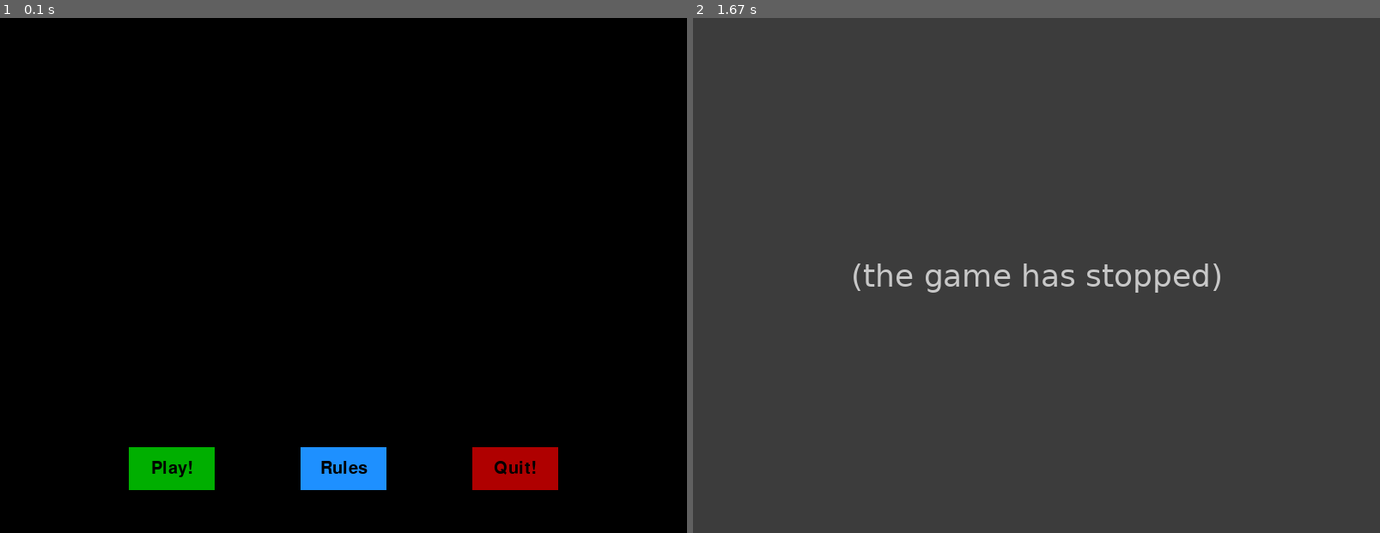
Above: before the commit, frames 1-2 (left to right).
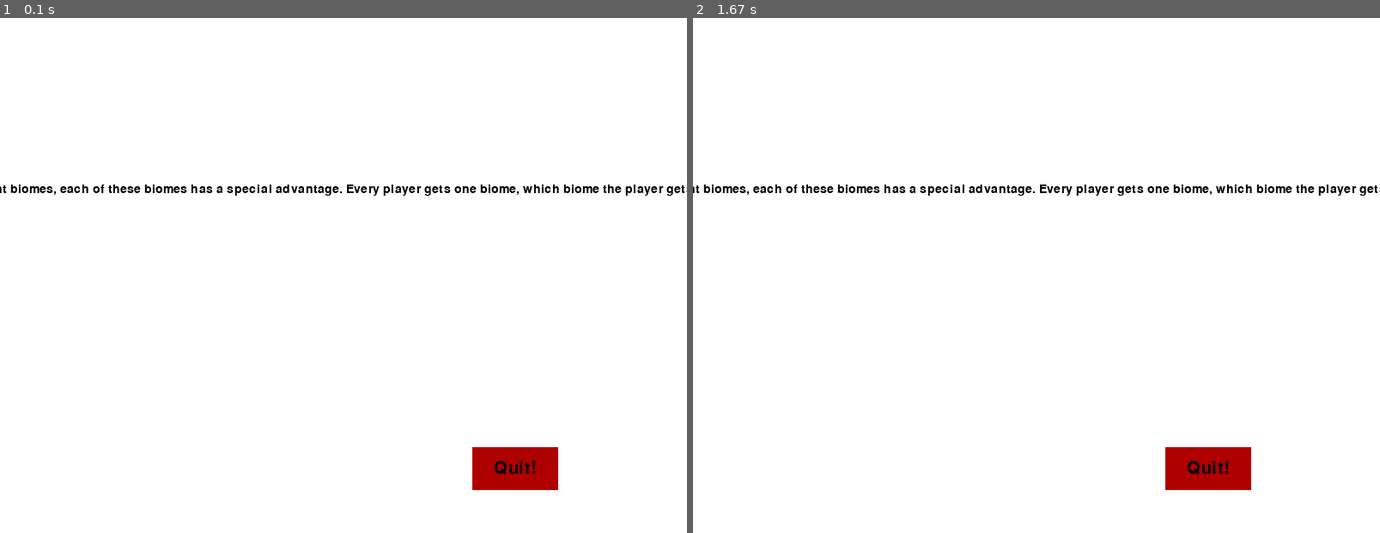
Above: after the commit, the same moments.

Repository: EljakimHerrewijnen/Project2_HRO_PyGame
Game: pygame game, started from Project 2 VisualStudio/Project 2 VisualStudio/Project_2_VisualStudio.py
Two runs of this game, one before a commit and one after it. Both use one fixed random seed, a clock stepped at 60 frames per second and the inputs below.
Inputs (mouse positions are in pixels of both pictures, inside the frame that each line leads up to):
- Up to frame 1 (0.1 s): no input
- Up to frame 2 (1.67 s): press the mouse at (1208, 471) at 0.37 s; move the mouse to (1015, 332) at 0.47 s; release the mouse at (823, 198) at 0.6 s

The runs differ from the first frame. In frame 1, 99% of the frame differs, in the area x 0-100%, y 0-100%; in frame 2, 100%.
Before the commit the program exited at 0.4 s; later frames show no game.

Commit message:
Rules
Rules, in habbo's plaats

Diff:
--- a/Project 2 VisualStudio/Project 2 VisualStudio/Rules.py
+++ b/Project 2 VisualStudio/Project 2 VisualStudio/Rules.py
@@ -27,8 +27,8 @@
     block_color = (53,115,255)
 
     def text_objects(text, font):
-        textSurface = font.render(text, True, black)
-        return textSurface, textSurface.get_rect()
+        TextSurface = font.render(text, True, black)
+        return TextSurface, TextSurface.get_rect()
 
     gameDisplay = pygame.display.set_mode((display_width,display_height))
     pygame.display.set_caption('Frequency')
@@ -43,54 +43,27 @@
             if event.type == pygame.QUIT:
                 Rules = False
 
+        gameDisplay.fill(white)
+        largeText = pygame.font.Font('freesansbold.ttf', 115)
+        smallText = pygame.font.Font('freesansbold.ttf', 14)
+        #Title
+        TextSurf, TextRect = text_objects('Rules', largeText)
+        TextRect.center = ((display_width/2), (display_height/4))
 
 
-        #gameDisplay.fill(white)
-        largeText = pygame.font.Font('freesansbold.ttf', 115)
-
+        #Text/Rules
+        TextSurf, TextRect = text_objects('These are the game rules:   The game has 4 different biomes, each of these biomes has a special advantage. Every player gets one biome, which biome the player gets is random. "', smallText)
+        TextRect.center = ((display_width/3), (display_height/3))
+        gameDisplay.blit(TextSurf, TextRect)
 
 
         mouse = pygame.mouse.get_pos()
         click = pygame.mouse.get_pressed()
 
-
-        if 150+100 > mouse[0] > 150 and 500+50 > mouse[1] > 500:
-            pygame.draw.rect(gameDisplay, bright_green, (150,500,100,50))
-            if click[0] == 1:
-                game_loop()
-
-
-        else:
-            pygame.draw.rect(gameDisplay, green, (150,500,100,50))
-
-        smallText = pygame.font.Font('freesansbold.ttf', 20)
-        textSurf, textRect = text_objects('Play!', smallText)
-        textRect.center = ( (150+(100/2)), (500+(50/2)) )
-        gameDisplay.blit(textSurf, textRect)
-
-
-
-
-        if 350+100 > mouse[0] > 350 and 500+50 > mouse[1] > 500:
-            pygame.draw.rect(gameDisplay, bright_blue, (350,500,100,50))
-            #if click[0]  == 1:
-                #rules()
-        else:
-            pygame.draw.rect(gameDisplay, blue, (350,500,100,50))
-
-        smallText = pygame.font.Font('freesansbold.ttf', 20)
-        textSurf, textRect = text_objects('Rules', smallText)
-        textRect.center = ( (350+(100/2)), (500+(50/2)) )
-        gameDisplay.blit(textSurf, textRect)
-
-
-
-
         if 550+100 > mouse[0] > 550 and 500+50 > mouse[1] > 500:
             pygame.draw.rect(gameDisplay, bright_red, (550,500,100,50))
-            if click[0] == 1:
-                pygame.quit()
-                quit()
+        if click[0] == 1:
+                winning = False
         else:
             pygame.draw.rect(gameDisplay, red, (550,500,100,50))
 
@@ -99,6 +72,7 @@
         textRect.center = ( (550+(100/2)), (500+(50/2)) )
         gameDisplay.blit(textSurf, textRect)
 
+
         pygame.display.update()
         clock.tick(15)
 
